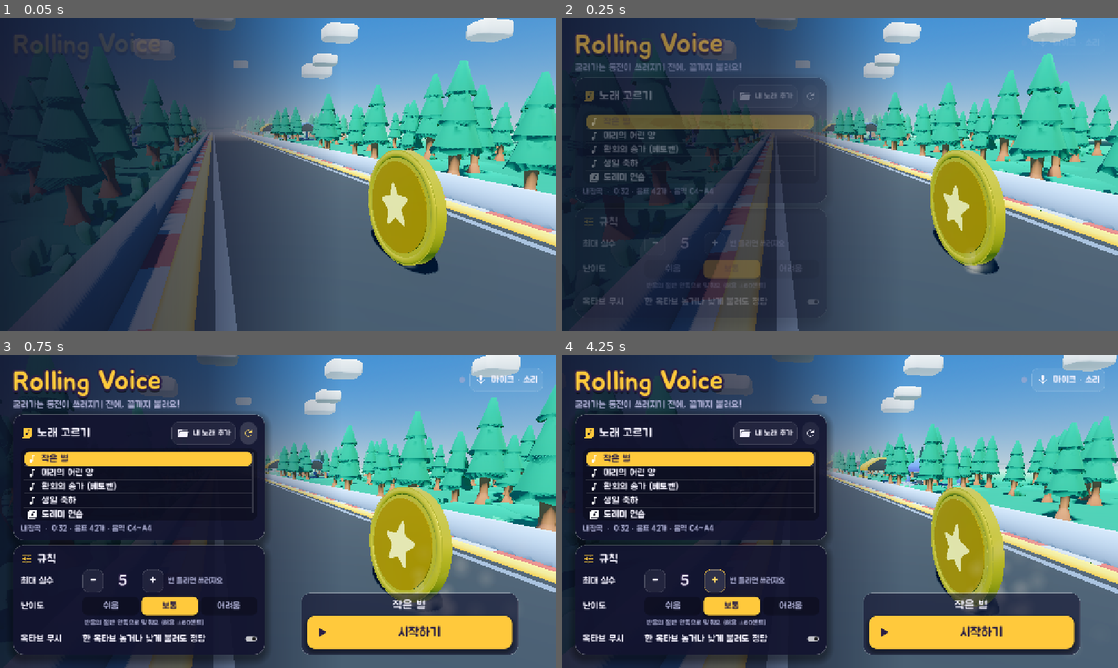
Above: before the commit, frames 1-4 (two rows, left to right).
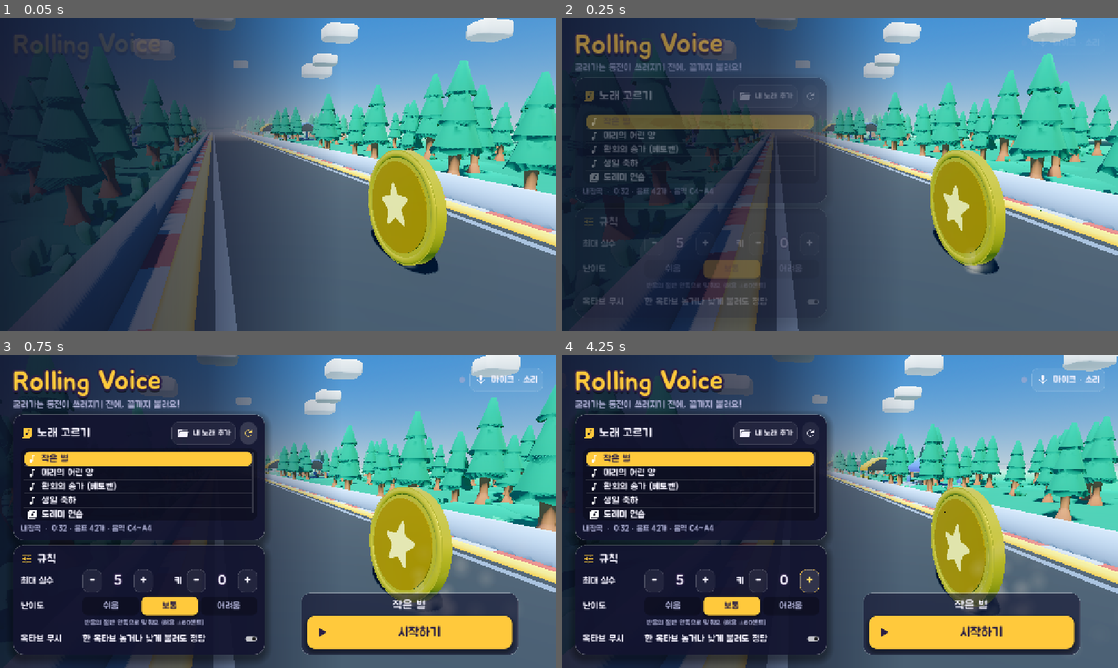
Above: after the commit, the same moments.

Repository: halfcodz/rolling_voice
Game: Godot game, scene res://scenes/main_menu.tscn
Same seed, same stepped clock (60 frames per second), same inputs: the game is played once before the commit and once after it. Sound files missing from this copy of the repository are replaced by a short silence.
Inputs (mouse positions are in pixels of both pictures, inside the frame that each line leads up to):
- Up to frame 1 (0.05 s): no input
- Up to frame 2 (0.25 s): no input
- Up to frame 3 (0.75 s): click (250, 433) at 0.5 s
- Up to frame 4 (4.25 s): click "-" at 1.25 s; click "+" at 2 s; click "-" at 2.75 s; click "+" at 3.5 s

Frame 1 is identical in both runs. In frame 2, 0.1% of the frame differs, in the area x 16-45%, y 70-74%; in frame 3, 0.4%; in frame 4, 2.2%, in the area x 16-100%, y 0-99%.

Commit message:
키(음정) 조절: 곡별 반음 설정, 정답음·가이드 조옮김, 반주 피치 시프트 / 가사 데이터·LRC 파서 추가

Diff:
--- a/rolling-voice/scripts/game/game.gd
+++ b/rolling-voice/scripts/game/game.gd
@@ -16,6 +16,7 @@
 const END_PADDING := 1.2
 
 var song: SongData
+var key_shift := 0   ## 메뉴에서 정한 키(반음). song은 이미 조옮김된 상태
 var state := State.COUNTDOWN
 var misses := 0
 
@@ -42,9 +43,11 @@
 	for arg in OS.get_cmdline_user_args():
 		if arg.begins_with("autoplay="):
 			_autoplay = arg.get_slice("=", 1)
-	song = GameSettings.selected_song
-	if song == null:
-		song = SongLibrary.load_all()[0]
+	var original := GameSettings.selected_song
+	if original == null:
+		original = SongLibrary.load_all()[0]
+	key_shift = GameSettings.get_key(original.id)
+	song = original.transposed(key_shift)
 
 	_world = RollingWorld.new()
 	_world.camera_mode = RollingWorld.CameraMode.GAME
@@ -104,6 +107,7 @@
 		if _backing.stream == null:
 			_hud.set_hint("반주 파일을 열 수 없어서 가이드 멜로디만 재생해요")
 	_backing.volume_db = 0.0
+	GameSettings.set_backing_pitch(key_shift)
 	_start_usec = Time.get_ticks_usec()
 	_sim_time = 0.0
 	_synth.start()
@@ -287,6 +291,10 @@
 	_start()
 
 
+func _exit_tree() -> void:
+	GameSettings.set_backing_pitch(0)
+
+
 func _on_menu() -> void:
 	_synth.stop()
 	_backing.stop()
--- a/rolling-voice/scripts/global/game_settings.gd
+++ b/rolling-voice/scripts/global/game_settings.gd
@@ -22,6 +22,7 @@
 var mic_threshold := 0.02
 var input_device := "Default"
 var last_song_id := ""
+var song_keys := {}   ## 곡 id → 키(반음, -12~12)
 
 ## 메뉴 → 게임으로 넘길 곡
 var selected_song: SongData
@@ -35,6 +36,31 @@
 	load_settings()
 	SongLibrary.ensure_songs_dir()
 	apply()
+
+
+const KEY_LIMIT := 12
+
+
+func get_key(song_id: String) -> int:
+	return int(song_keys.get(song_id, 0))
+
+
+func set_key(song_id: String, semitones: int) -> void:
+	semitones = clampi(semitones, -KEY_LIMIT, KEY_LIMIT)
+	if semitones == 0:
+		song_keys.erase(song_id)
+	else:
+		song_keys[song_id] = semitones
+
+
+## 반주(Music 버스)의 음높이를 반음 단위로 바꾼다. 0이면 효과를 끈다.
+func set_backing_pitch(semitones: int) -> void:
+	var idx := AudioServer.get_bus_index("Music")
+	for i in AudioServer.get_bus_effect_count(idx):
+		var fx := AudioServer.get_bus_effect(idx, i)
+		if fx is AudioEffectPitchShift:
+			fx.pitch_scale = pow(2.0, semitones / 12.0)
+			AudioServer.set_bus_effect_enabled(idx, i, semitones != 0)
 
 
 func tolerance_cents() -> float:
@@ -51,6 +77,14 @@
 			AudioServer.add_bus()
 			AudioServer.set_bus_name(AudioServer.bus_count - 1, bus_name)
 			AudioServer.set_bus_send(AudioServer.bus_count - 1, "Master")
+	# 반주 키 조절용 피치 시프트 (기본은 꺼 둠)
+	var music := AudioServer.get_bus_index("Music")
+	if AudioServer.get_bus_effect_count(music) == 0:
+		var shift := AudioEffectPitchShift.new()
+		shift.fft_size = AudioEffectPitchShift.FFT_SIZE_2048
+		shift.oversampling = 4
+		AudioServer.add_bus_effect(music, shift)
+		AudioServer.set_bus_effect_enabled(music, 0, false)
 	# 가이드 멜로디에 살짝 공간감
 	var guide := AudioServer.get_bus_index("Guide")
 	if AudioServer.get_bus_effect_count(guide) == 0:
@@ -90,6 +124,7 @@
 	cfg.set_value("game", "difficulty", difficulty)
 	cfg.set_value("game", "ignore_octave", ignore_octave)
 	cfg.set_value("game", "last_song_id", last_song_id)
+	cfg.set_value("game", "song_keys", song_keys)
 	cfg.set_value("audio", "guide_volume", guide_volume)
 	cfg.set_value("audio", "backing_volume", backing_volume)
 	cfg.set_value("audio", "sfx_volume", sfx_volume)
@@ -106,6 +141,7 @@
 	difficulty = clampi(cfg.get_value("game", "difficulty", difficulty), 0, DIFFICULTIES.size() - 1)
 	ignore_octave = cfg.get_value("game", "ignore_octave", ignore_octave)
 	last_song_id = cfg.get_value("game", "last_song_id", last_song_id)
+	song_keys = cfg.get_value("game", "song_keys", song_keys)
 	guide_volume = cfg.get_value("audio", "guide_volume", guide_volume)
 	backing_volume = cfg.get_value("audio", "backing_volume", backing_volume)
 	sfx_volume = cfg.get_value("audio", "sfx_volume", sfx_volume)
--- a/rolling-voice/scripts/music/song_data.gd
+++ b/rolling-voice/scripts/music/song_data.gd
@@ -1,22 +1,31 @@
 class_name SongData
 extends RefCounted
-## 한 곡의 정보: 멜로디 음표 목록(초 단위), 반주 음원 경로 등.
+## 한 곡의 정보: 멜로디 음표 목록(초 단위), 반주 음원 경로, 가사 등.
 
 var id := ""
 var title := ""
 var source := "내장곡"        ## 목록에 보여 줄 출처 표시
-var notes: Array[Dictionary] = []   ## {start, end, midi, lyric}
+var notes: Array[Dictionary] = []   ## {start, end, midi, lyric, line}
 var click_times := PackedFloat32Array()  ## 카운트인 메트로놈 시각
 var audio_path := ""          ## 반주 음원(없으면 가이드 멜로디만)
+var lrc_path := ""            ## 이 곡의 가사(.lrc) 파일 위치 (없어도 경로는 정해 둠)
+var time_shift := 0.0         ## 원본 시각 → 게임 시각 보정값(MIDI 카운트인 등). LRC에도 적용
 var error := ""               ## 불러오기 실패 사유(있으면 플레이 불가)
 
+## 노래방 가사: [{start, end, segs: [{text, start, end}]}]
+var lyric_lines: Array[Dictionary] = []
 
-func add_note(start: float, length: float, midi: int, lyric: String = "") -> void:
-	notes.append({"start": start, "end": start + length, "midi": midi, "lyric": lyric})
+
+func add_note(start: float, length: float, midi: int, lyric: String = "", line: int = 0) -> void:
+	notes.append({"start": start, "end": start + length, "midi": midi, "lyric": lyric, "line": line})
 
 
 func is_playable() -> bool:
 	return error.is_empty() and not notes.is_empty()
+
+
+func has_lyrics() -> bool:
+	return not lyric_lines.is_empty()
 
 
 func first_note_time() -> float:
@@ -38,12 +47,67 @@
 	return Vector2i(lo, hi)
 
 
+## 반음 단위로 조옮김한 복사본 (가사·반주 정보는 그대로)
+func transposed(semitones: int) -> SongData:
+	var s := SongData.new()
+	s.id = id
+	s.title = title
+	s.source = source
+	s.click_times = click_times.duplicate()
+	s.audio_path = audio_path
+	s.lrc_path = lrc_path
+	s.time_shift = time_shift
+	s.error = error
+	s.lyric_lines = lyric_lines.duplicate(true)
+	for n in notes:
+		var c: Dictionary = n.duplicate()
+		c.midi = clampi(int(n.midi) + semitones, 0, 127)
+		s.notes.append(c)
+	return s
+
+
+## 악보 안의 음표별 가사를 줄 단위로 묶는다. (악보 한 줄 = 가사 한 줄, "_"는 띄어쓰기)
+func build_lyrics_from_notes() -> void:
+	lyric_lines.clear()
+	var current: Dictionary = {}
+	var current_line := -1
+	for n in notes:
+		var text := String(n.get("lyric", ""))
+		if text.is_empty():
+			continue
+		var line_no := int(n.get("line", 0))
+		if line_no != current_line or current.is_empty():
+			if not current.is_empty():
+				lyric_lines.append(current)
+			current = {"start": n.start, "end": n.end, "segs": []}
+			current_line = line_no
+		current.segs.append({"text": text.replace("_", " "), "start": n.start, "end": n.end})
+		current.end = n.end
+	if not current.is_empty():
+		lyric_lines.append(current)
+
+
+## 지금 시각에 보여 줄 가사 줄 번호 (다음 줄이 곧 시작하면 미리 넘어가지 않음)
+func lyric_line_at(t: float) -> int:
+	var idx := -1
+	for i in lyric_lines.size():
+		if lyric_lines[i].start - 0.6 <= t:
+			idx = i
+		else:
+			break
+	return idx
+
+
 func summary() -> String:
 	if not error.is_empty():
 		return error
 	var r := midi_range()
 	var secs := int(duration())
+	var extras := ""
+	if not audio_path.is_empty():
+		extras += " · 반주"
+	if has_lyrics():
+		extras += " · 가사"
 	return "%d:%02d · 음표 %d개 · 음역 %s~%s%s" % [
 		secs / 60, secs % 60, notes.size(),
-		NoteUtils.midi_name(r.x), NoteUtils.midi_name(r.y),
-		" · 반주 있음" if not audio_path.is_empty() else ""]
+		NoteUtils.midi_name(r.x), NoteUtils.midi_name(r.y), extras]
--- a/rolling-voice/scripts/music/song_library.gd
+++ b/rolling-voice/scripts/music/song_library.gd
@@ -111,6 +111,8 @@
 	for b in BUILTIN:
 		var s := parse_text(b.text, b.id, "", "")
 		s.source = "내장곡"
+		s.lrc_path = SONGS_DIR.path_join("_" + b.id + ".lrc")
+		attach_lrc(s)
 		list.append(s)
 	if DirAccess.dir_exists_absolute(SONGS_DIR):
 		var files := Array(DirAccess.get_files_at(SONGS_DIR))
@@ -133,6 +135,8 @@
 	s.source = "내 노래 · 악보"
 	if s.title == s.id:
 		s.title = path.get_file().get_basename()
+	s.lrc_path = path.get_basename() + ".lrc"
+	attach_lrc(s)
 	return s
 
 
@@ -142,6 +146,7 @@
 	s.title = path.get_file().get_basename()
 	s.source = "내 노래 · MIDI"
 	s.audio_path = find_audio(path.get_basename())
+	s.lrc_path = path.get_basename() + ".lrc"
 	var res := MidiParser.parse(FileAccess.get_file_as_bytes(path))
 	if not res.ok:
 		s.error = res.error
@@ -155,6 +160,8 @@
 			s.click_times.append(i * beat)
 	for n: Dictionary in res.notes:
 		s.add_note(n.start + shift, n.end - n.start, n.midi)
+	s.time_shift = shift
+	attach_lrc(s)
 	return s
 
 
@@ -164,7 +171,9 @@
 	s.title = id
 	var events: Array = []  # ["set", key, value] 또는 ["note", token]
 	var settings := {}
+	var line_no := 0
 	for raw_line in text.split("\n"):
+		line_no += 1
 		var line := raw_line
 		var c := line.find("//")
 		if c >= 0:
@@ -179,7 +188,7 @@
 			events.append(["set", key, value])
 			continue
 		for tok in line.replace("|", " ").replace("\t", " ").split(" ", false):
-			events.append(["note", tok])
+			events.append(["note", tok, line_no])
 
 	if settings.has("title"):
 		s.title = settings.title
@@ -231,11 +240,100 @@
 		if midi < 0:
 			s.error = "알 수 없는 음 이름이에요: %s" % name
 			return s
-		s.add_note(cursor, length, clampi(midi + transpose, 0, 127), lyric)
+		s.add_note(cursor, length, clampi(midi + transpose, 0, 127), lyric, e[2])
 		cursor += length
 	if s.notes.is_empty() and s.error.is_empty():
 		s.error = "악보에 음표가 없어요"
+	s.build_lyrics_from_notes()
 	return s
+
+
+## 곡에 .lrc 가사 파일이 있으면 읽어서 붙인다 (악보 안 가사보다 우선).
+static func attach_lrc(s: SongData) -> void:
+	if s.lrc_path.is_empty() or not FileAccess.file_exists(s.lrc_path):
+		return
+	var lines := parse_lrc(FileAccess.get_file_as_string(s.lrc_path), s.time_shift)
+	if not lines.is_empty():
+		s.lyric_lines = lines
+
+
+## LRC 가사 파싱.
+##   [00:12.34]가사 한 줄          → 줄 단위
+##   [00:12.34]<00:12.34>가<00:12.80>사  → 글자(단어) 단위 (Enhanced LRC)
+##   [offset:+200]                 → 전체 시각 보정(ms, +면 가사가 빨라짐)
+static func parse_lrc(text: String, shift: float = 0.0) -> Array[Dictionary]:
+	var stamp := RegEx.create_from_string("\\[(\\d+):(\\d+(?:[.:]\\d+)?)\\]")
+	var word := RegEx.create_from_string("<(\\d+):(\\d+(?:[.:]\\d+)?)>")
+	var offset_re := RegEx.create_from_string("\\[offset:\\s*([+-]?\\d+)\\]")
+	var entries: Array = []  # [time, text]
+	var offset := 0.0
+	for raw in text.split("\n"):
+		var line := raw.strip_edges()
+		var om := offset_re.search(line)
+		if om:
+			offset = -float(om.get_string(1)) / 1000.0
+			continue
+		var times: Array[float] = []
+		var pos := 0
+		while true:
+			var m := stamp.search(line, pos)
+			if m == null or m.get_start() != pos:
+				break
+			times.append(_lrc_time(m.get_string(1), m.get_string(2)))
+			pos = m.get_end()
+		if times.is_empty():
+			continue
+		var body := line.substr(pos)
+		for t in times:
+			entries.append([t, body])
+	entries.sort_custom(func(a, b): return a[0] < b[0])
+
+	var out: Array[Dictionary] = []
+	for i in entries.size():
+		var start: float = entries[i][0] + offset + shift
+		var end: float = (entries[i + 1][0] + offset + shift) if i + 1 < entries.size() else start + 5.0
+		var body: String = entries[i][1]
+		var segs: Array = []
+		var matches := word.search_all(body)
+		if matches.is_empty():
+			if body.strip_edges().is_empty():
+				continue  # 빈 줄 = 간주(가사 없음)
+			segs.append({"text": body, "start": start, "end": maxf(start + 0.1, end - 0.15)})
+		else:
+			var lead := body.substr(0, matches[0].get_start())
+			if not lead.is_empty():
+				segs.append({"text": lead, "start": start, "end": start})
+			for k in matches.size():
+				var m: RegExMatch = matches[k]
+				var seg_start := _lrc_time(m.get_string(1), m.get_string(2)) + offset + shift
+				var text_end := matches[k + 1].get_start() if k + 1 < matches.size() else body.length()
+				var seg_text := body.substr(m.get_end(), text_end - m.get_end())
+				var seg_end := end - 0.15
+				if k + 1 < matches.size():
+					seg_end = _lrc_time(matches[k + 1].get_string(1), matches[k + 1].get_string(2)) + offset + shift
+				if not seg_text.is_empty():
+					segs.append({"text": seg_text, "start": seg_start, "end": seg_end})
+		if segs.is_empty():
+			continue
+		out.append({"start": start, "end": segs[-1].end, "segs": segs})
+	return out
+
+
+static func _lrc_time(mm: String, ss: String) -> float:
+	return int(mm) * 60.0 + float(ss.replace(":", "."))
+
+
+## 가사 줄 목록을 LRC 텍스트로 저장한다 (가사 싱크 도구용).
+static func write_lrc(path: String, title: String, lines: Array) -> Error:
+	var f := FileAccess.open(path, FileAccess.WRITE)
+	if f == null:
+		return FileAccess.get_open_error()
+	f.store_line("[ti:%s]" % title)
+	f.store_line("[by:Rolling Voice 가사 싱크 도구]")
+	for l in lines:
+		var t: float = maxf(l.time, 0.0)
+		f.store_line("[%02d:%05.2f]%s" % [int(t / 60.0), fmod(t, 60.0), l.text])
+	return OK
 
 
 static func find_audio(base_without_ext: String) -> String:
--- a/rolling-voice/scripts/ui/main_menu.gd
+++ b/rolling-voice/scripts/ui/main_menu.gd
@@ -8,6 +8,7 @@
 var _info: Label
 var _start: Button
 var _misses_label: Label
+var _key_label: Label
 var _diff_desc: Label
 var _diff_buttons: Array[Button] = []
 var _octave: CheckButton
@@ -387,33 +388,25 @@
 	var c := _card("규칙", "tune")
 	var v: VBoxContainer = c[1]
 
-	# 최대 실수 횟수 (− 값 +)
-	var stepper := HBoxContainer.new()
-	stepper.add_theme_constant_override("separation", 10)
-	var minus := Button.new()
-	minus.text = "-"
-	minus.add_theme_font_size_override("font_size", 30)
-	minus.custom_minimum_size = Vector2(48, 40)
-	stepper.add_child(minus)
-	_misses_label = Label.new()
-	_misses_label.theme_type_variation = "BigLabel"
-	_misses_label.add_theme_font_size_override("font_size", 34)
-	_misses_label.custom_minimum_size = Vector2(70, 0)
-	_misses_label.horizontal_alignment = HORIZONTAL_ALIGNMENT_CENTER
-	stepper.add_child(_misses_label)
-	var plus := Button.new()
-	plus.text = "+"
-	plus.add_theme_font_size_override("font_size", 30)
-	plus.custom_minimum_size = Vector2(48, 40)
-	stepper.add_child(plus)
-	var unit := Label.new()
-	unit.text = "번 틀리면 쓰러져요"
-	unit.theme_type_variation = "MutedLabel"
-	unit.size_flags_vertical = Control.SIZE_SHRINK_CENTER
-	stepper.add_child(unit)
-	minus.pressed.connect(func() -> void: _change_misses(-1))
-	plus.pressed.connect(func() -> void: _change_misses(1))
-	_row("최대 실수", stepper, v)
+	# 최대 실수 횟수 · 키 조절 (− 값 +) 을 한 줄에
+	var steppers := HBoxContainer.new()
+	steppers.add_theme_constant_override("separation", 10)
+	var ms := _stepper(func() -> void: _change_misses(-1), func() -> void: _change_misses(1))
+	_misses_label = ms[1]
+	ms[0].tooltip_text = "이 횟수만큼 틀리면 동전이 쓰러져요"
+	steppers.add_child(ms[0])
+	var gap := Control.new()
+	gap.size_flags_horizontal = Control.SIZE_EXPAND_FILL
+	steppers.add_child(gap)
+	var key_caption := Label.new()
+	key_caption.text = "키"
+	key_caption.size_flags_vertical = Control.SIZE_SHRINK_CENTER
+	steppers.add_child(key_caption)
+	var ks := _stepper(func() -> void: _change_key(-1), func() -> void: _change_key(1))
+	_key_label = ks[1]
+	ks[0].tooltip_text = "반음 단위로 노래 전체를 올리거나 내려요 (정답 음·가이드·반주 모두)"
+	steppers.add_child(ks[0])
+	_row("최대 실수", steppers, v)
 	_change_misses(0)
 
 	# 난이도 (세그먼트 버튼)
@@ -546,18 +539,69 @@
 	var s := _songs[i]
 	_info.text = "%s  ·  %s" % [s.source, s.summary()]
 	_selected_label.text = s.title
+	_update_key_label(s)
 	_info.add_theme_color_override("font_color", UiTheme.MUTED if s.is_playable() else UiTheme.BAD)
 	_start.disabled = not s.is_playable()
+
+
+func _stepper(on_minus: Callable, on_plus: Callable) -> Array:
+	var box := HBoxContainer.new()
+	box.add_theme_constant_override("separation", 6)
+	var minus := Button.new()
+	minus.text = "-"
+	minus.add_theme_font_size_override("font_size", 30)
+	minus.custom_minimum_size = Vector2(44, 40)
+	minus.pressed.connect(on_minus)
+	box.add_child(minus)
+	var value := Label.new()
+	value.theme_type_variation = "BigLabel"
+	value.add_theme_font_size_override("font_size", 32)
+	value.custom_minimum_size = Vector2(62, 0)
+	value.horizontal_alignment = HORIZONTAL_ALIGNMENT_CENTER
+	box.add_child(value)
+	var plus := Button.new()
+	plus.text = "+"
+	plus.add_theme_font_size_override("font_size", 30)
+	plus.custom_minimum_size = Vector2(44, 40)
+	plus.pressed.connect(on_plus)
+	box.add_child(plus)
+	return [box, value]
+
+
+func _pop(label: Label) -> void:
+	label.pivot_offset = label.size * 0.5
+	label.scale = Vector2(1.25, 1.25)
+	label.create_tween().tween_property(label, "scale", Vector2.ONE, 0.2).set_trans(Tween.TRANS_BACK)
+
+
+func _selected_song() -> SongData:
+	var sel := _list.get_selected_items()
+	return _songs[sel[0]] if not sel.is_empty() else null
+
+
+func _change_key(d: int) -> void:
+	var s := _selected_song()
+	if s == null:
+		return
+	GameSettings.set_key(s.id, GameSettings.get_key(s.id) + d)
+	_update_key_label(s)
+	if d != 0:
+		_pop(_key_label)
+
+
+func _update_key_label(s: SongData) -> void:
+	var k := GameSettings.get_key(s.id)
+	_key_label.text = "%+d" % k if k != 0 else "0"
+	_key_label.add_theme_color_override("font_color", UiTheme.TEXT if k == 0 else UiTheme.GOLD)
+	var r := s.midi_range()
+	_key_label.tooltip_text = "음역 %s~%s" % [NoteUtils.midi_name(r.x + k), NoteUtils.midi_name(r.y + k)]
 
 
 func _change_misses(d: int) -> void:
 	GameSettings.max_misses = clampi(GameSettings.max_misses + d, 1, GameSettings.MAX_MISSES_LIMIT)
 	_misses_label.text = str(GameSettings.max_misses)
 	if d != 0:
-		var tw := _misses_label.create_tween()
-		_misses_label.pivot_offset = _misses_label.size * 0.5
-		_misses_label.scale = Vector2(1.25, 1.25)
-		tw.tween_property(_misses_label, "scale", Vector2.ONE, 0.2).set_trans(Tween.TRANS_BACK)
+		_pop(_misses_label)
 	_world.coin.instability = clampf(0.6 / GameSettings.max_misses, 0.05, 0.5)
 
 
--- a/rolling-voice/tests/run_tests.gd
+++ b/rolling-voice/tests/run_tests.gd
@@ -11,6 +11,7 @@
 	_test_text_parser()
 	_test_midi_parser()
 	_test_builtin_songs()
+	_test_lyrics_and_key()
 	print("\n결과: ", "모두 통과" if _fails == 0 else "%d개 실패" % _fails)
 	quit(1 if _fails > 0 else 0)
 
@@ -177,3 +178,34 @@
 	for s in SongLibrary.load_all():
 		if s.id.begins_with("builtin"):
 			check(s.is_playable(), "%s — %s" % [s.title, s.summary()])
+
+
+func _test_lyrics_and_key() -> void:
+	print("[가사 · 키]")
+	# 악보 한 줄 = 가사 한 줄, "_" = 띄어쓰기 (내용은 테스트용 임의 문자열)
+	var s := SongLibrary.parse_text("bpm=60\nC4/1/가 D4/1/나_ E4/1/다\nF4/2/라", "l", "", "")
+	check(s.lyric_lines.size() == 2, "악보 가사 2줄 (%d)" % s.lyric_lines.size())
+	if s.lyric_lines.size() == 2:
+		var first: Dictionary = s.lyric_lines[0]
+		check(first.segs.size() == 3 and first.segs[1].text == "나 ", "음표별 조각·띄어쓰기")
+		check(is_equal_approx(first.start, 4.0) and is_equal_approx(first.end, 7.0), "줄 시작·끝 (%.1f~%.1f)" % [first.start, first.end])
+		check(s.lyric_line_at(3.0) == -1 and s.lyric_line_at(3.5) == 0 and s.lyric_line_at(7.5) == 1, "시각별 현재 줄")
+
+	var lrc := "[ti:test]\n[offset:+500]\n[00:10.00]첫째 줄\n[00:12.50]<00:12.50>둘<00:13.00>째 <00:13.40>줄\n[00:15.00]\n[00:20.00][00:30.00]반복 줄"
+	var lines := SongLibrary.parse_lrc(lrc, 1.0)
+	check(lines.size() == 4, "LRC 줄 수 (빈 줄 제외, 반복 시각 펼침) %d" % lines.size())
+	if lines.size() == 4:
+		check(is_equal_approx(lines[0].start, 10.5), "offset(+500ms → 0.5초 빠르게)·shift 적용 (%.2f)" % lines[0].start)
+		check(lines[1].segs.size() == 3 and lines[1].segs[1].text == "째 ", "글자 단위 타이밍")
+		check(is_equal_approx(lines[1].segs[0].end, 13.0 - 0.5 + 1.0), "조각 끝 = 다음 조각 시작")
+		check(lines[3].segs[0].text == "반복 줄" and is_equal_approx(lines[3].start, 30.5), "한 줄에 여러 시각")
+
+	var path := "user://_lrc_test.lrc"
+	SongLibrary.write_lrc(path, "제목", [{"time": 3.25, "text": "하나"}, {"time": 65.5, "text": "둘"}])
+	var back := SongLibrary.parse_lrc(FileAccess.get_file_as_string(path))
+	check(back.size() == 2 and is_equal_approx(back[1].start, 65.5) and back[0].segs[0].text == "하나", "LRC 저장 후 다시 읽기")
+	DirAccess.remove_absolute(path)
+
+	var t := s.transposed(-3)
+	check(t.notes[0].midi == 57 and s.notes[0].midi == 60, "조옮김 복사본 (원본 유지)")
+	check(t.lyric_lines.size() == s.lyric_lines.size(), "조옮김해도 가사 유지")
